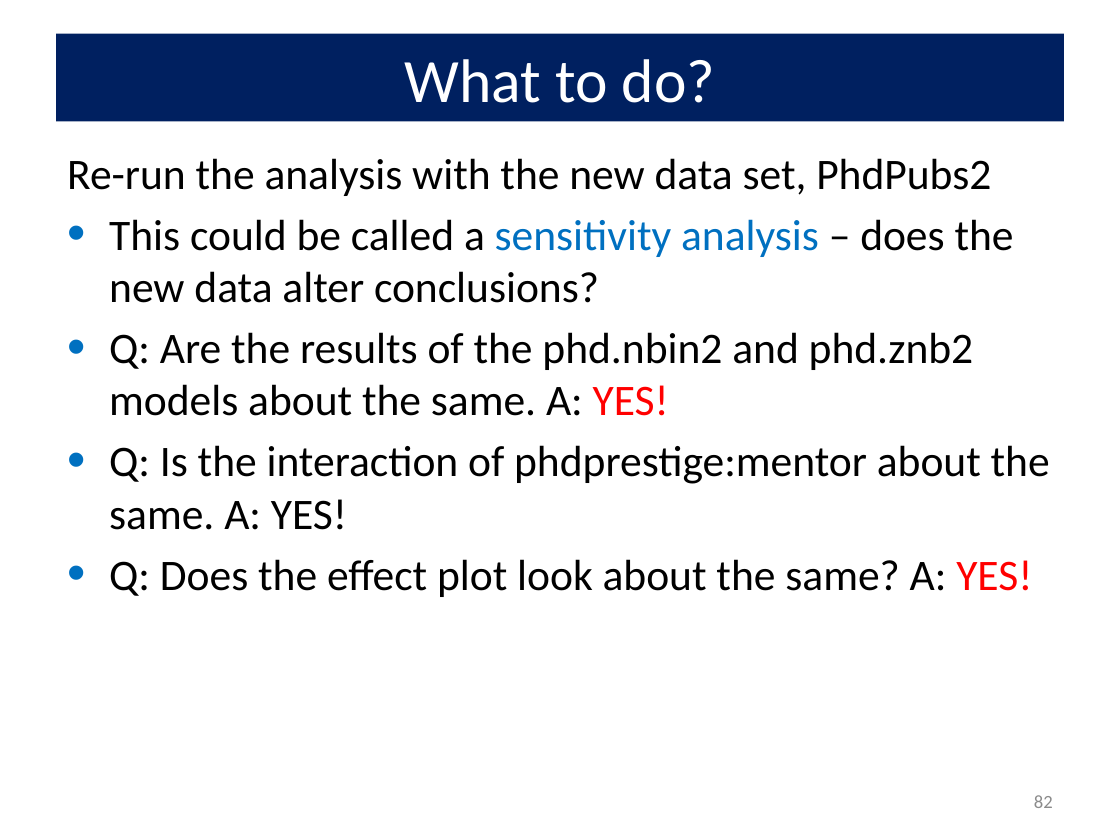
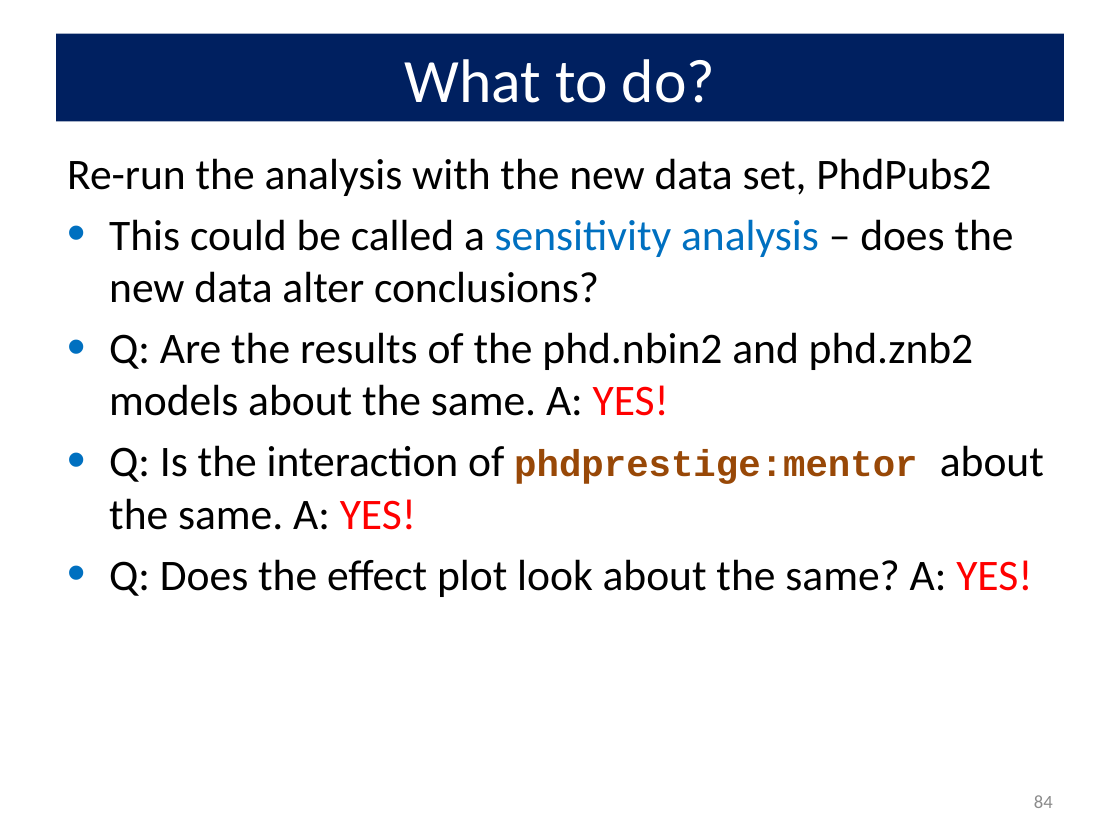
Before and after one commit to friendly/psy6136, a slide deck: slide 84 of docs/lectures/09-CountData.pptx (slide 82 before the commit). Drawn at 1120x840 pixels with LibreOffice and Linux fonts; fonts in the diff are those of the drawing. Boxes give left, top, right and bottom in pixels: in the first picture for what was removed or moved away, otherwise in the second. Text is boxed around its words. In the diff, an @@ line names an element or a change of style, - is before the commit and + after.

```diff
--- a/docs/lectures/09-CountData.pptx
+++ b/docs/lectures/09-CountData.pptx
@@ text at [109, 445, 1044, 530]: size 28 to 24 pt, font Calibri to Courier New, text colour #000000 to #984807, bold on in "phdprestige:mentor"; text colour #000000 to #FF0000 in "YES!" @@
@@ page number at [1034, 795, 1053, 808]: text changed @@
-82
+84
```
Also in this commit, not shown: 9 other slides changed, 2 slides added, 10 other files.
